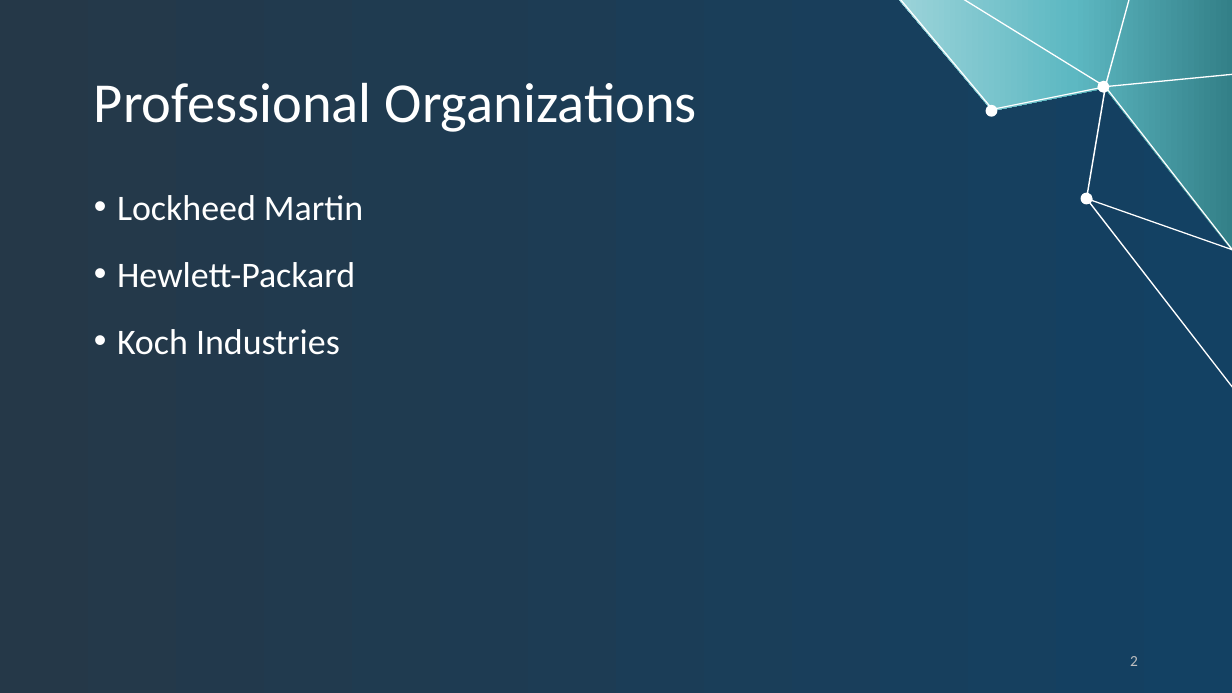
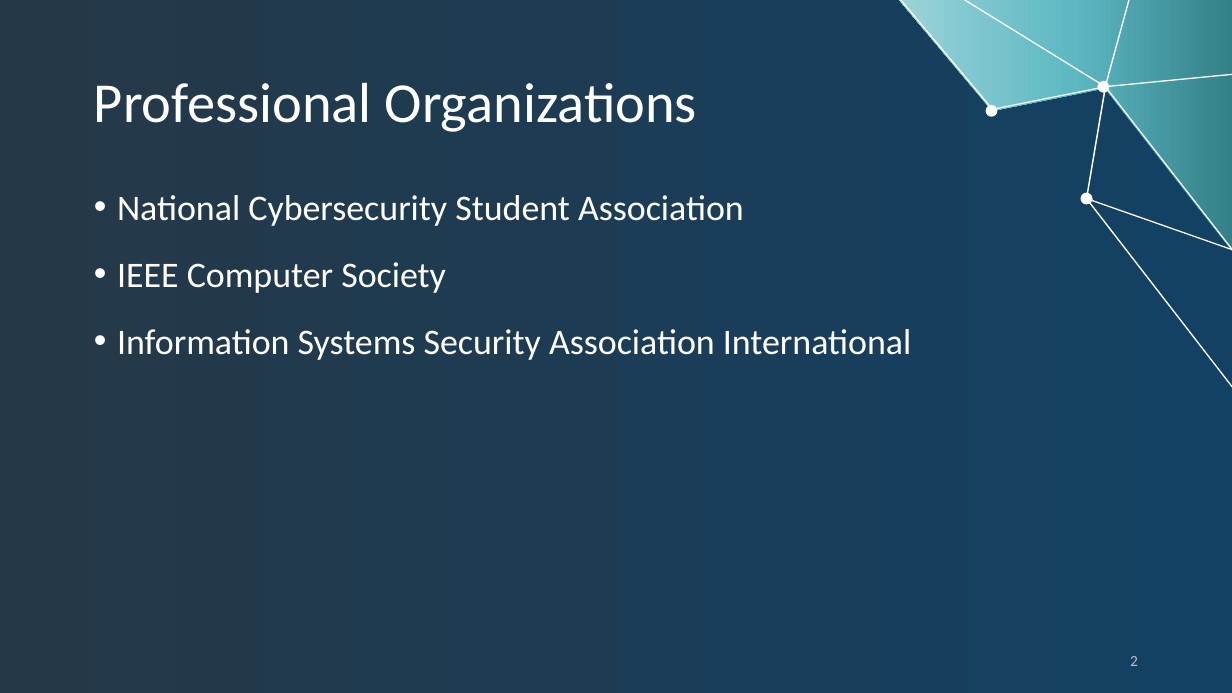
Before and after one commit to rcoon1/GCU-Masters, a slide deck: slide 2 of UNV 507/Topic 4/CareerPathPresentation RCoon.pptx. Drawn at 1232x693 pixels with LibreOffice and Linux fonts; fonts in the diff are those of the drawing; background and template pictures are left out. Boxes give left, top, right and bottom in pixels: in the first picture for what was removed or moved away, otherwise in the second. Text is boxed around its words. In the diff, an @@ line names an element or a change of style, - is before the commit and + after.

```diff
--- a/UNV 507/Topic 4/CareerPathPresentation RCoon.pptx
+++ b/UNV 507/Topic 4/CareerPathPresentation RCoon.pptx
@@ text at (117, 195, 911, 360): text changed @@
-• Lockheed Martin
-• Hewlett-Packard
-• Koch Industries
+• National Cybersecurity Student Association
+• IEEE Computer Society
+• Information Systems Security Association International
```
Also in this commit, not shown: 3 other slides changed, 6 slides added, 3 slides removed.
